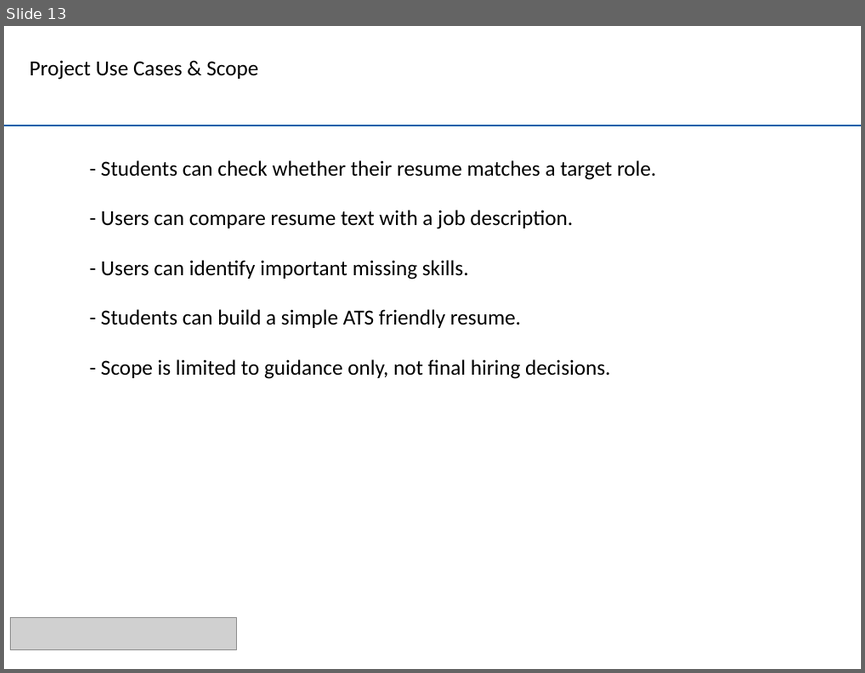
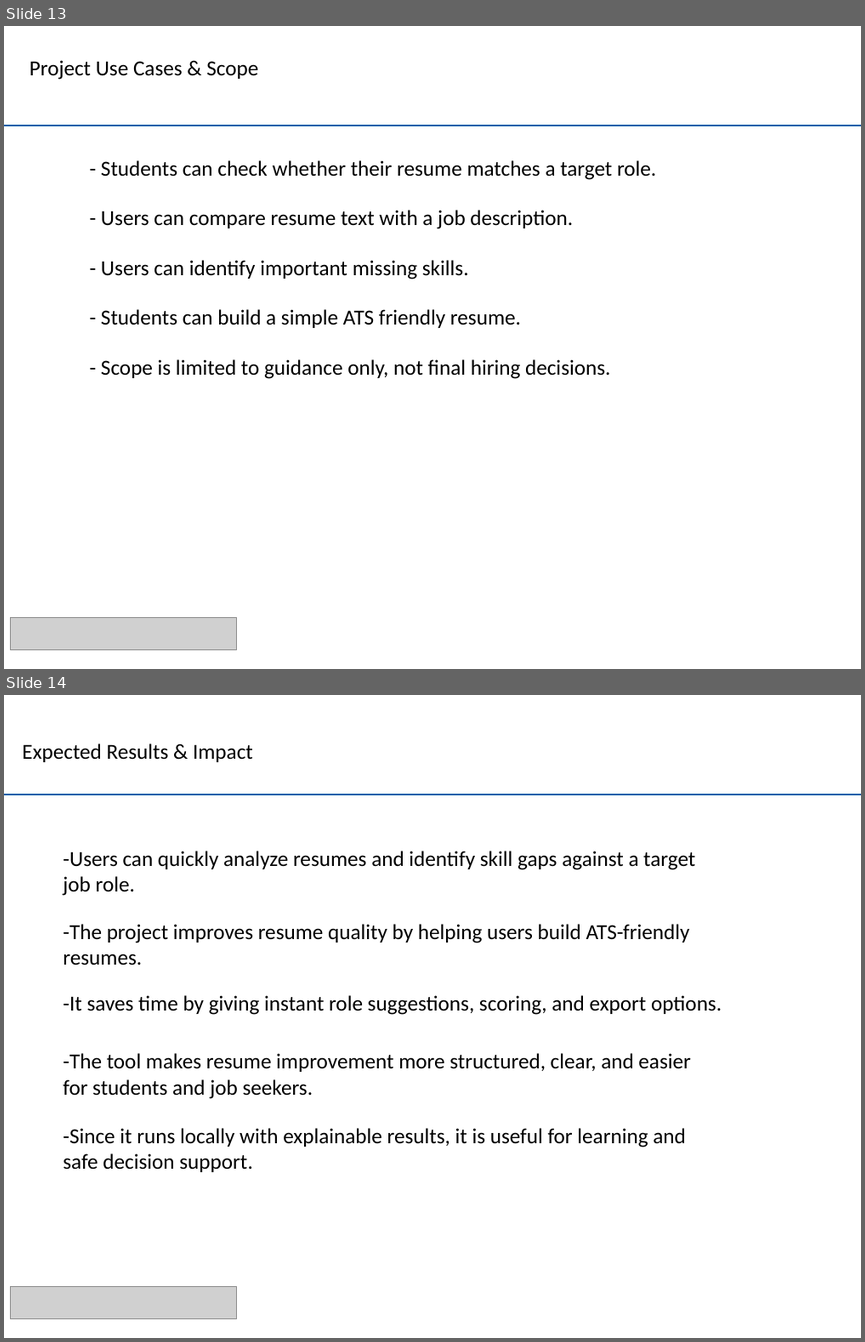
Before and after one commit to arnav199/Bootcamp-project, a slide deck: Career_Architect_AI_Bootcamp_Presentation.pptx. Shown one above the other, each under a label of ours: slide 13 before the commit, slides 13 and 14 after it. The pictures are 865x673 and 865x1342 pixels, drawn with LibreOffice and Linux fonts; fonts in the diff are those of the drawing; grey boxes stand for pictures; background and template pictures are left out. Boxes give left, top, right and bottom in pixels: in the first picture for what was removed or moved away, otherwise in the second. Text is boxed around its words. In the diff, an @@ line names an element or a change of style, - is before the commit and + after.

```diff
--- a/Career_Architect_AI_Bootcamp_Presentation.pptx
+++ b/Career_Architect_AI_Bootcamp_Presentation.pptx
@@ slide 14 added at (4, 695, 861, 1338), background picture (left out) @@
@@ text added at (22, 743, 253, 762), 18 pt, text #000000 @@
+Expected Results & Impact
@@ line added from (4, 794) to (861, 794), #0060AA 2 pt @@
@@ text added at (63, 851, 695, 896), 18 pt, text #000000 @@
+-Users can quickly analyze resumes and identify skill gaps against a target job role.
@@ text added at (63, 924, 690, 965), 18 pt, text #000000 @@
+-The project improves resume quality by helping users build ATS-friendly resumes.
@@ text added at (63, 995, 721, 1015), 18 pt, text #000000 @@
+-It saves time by giving instant role suggestions, scoring, and export options.
@@ text added at (63, 1053, 691, 1099), 18 pt, text #000000 @@
+-The tool makes resume improvement more structured, clear, and easier for students and job seekers.
@@ text added at (63, 1128, 686, 1172), 18 pt, text #000000 @@
+-Since it runs locally with explainable results, it is useful for learning and safe decision support.
@@ picture added at (11, 1287, 237, 1319) @@
```
Also in this commit, not shown: 5 slides changed, 1 slide removed, 2 other files.
